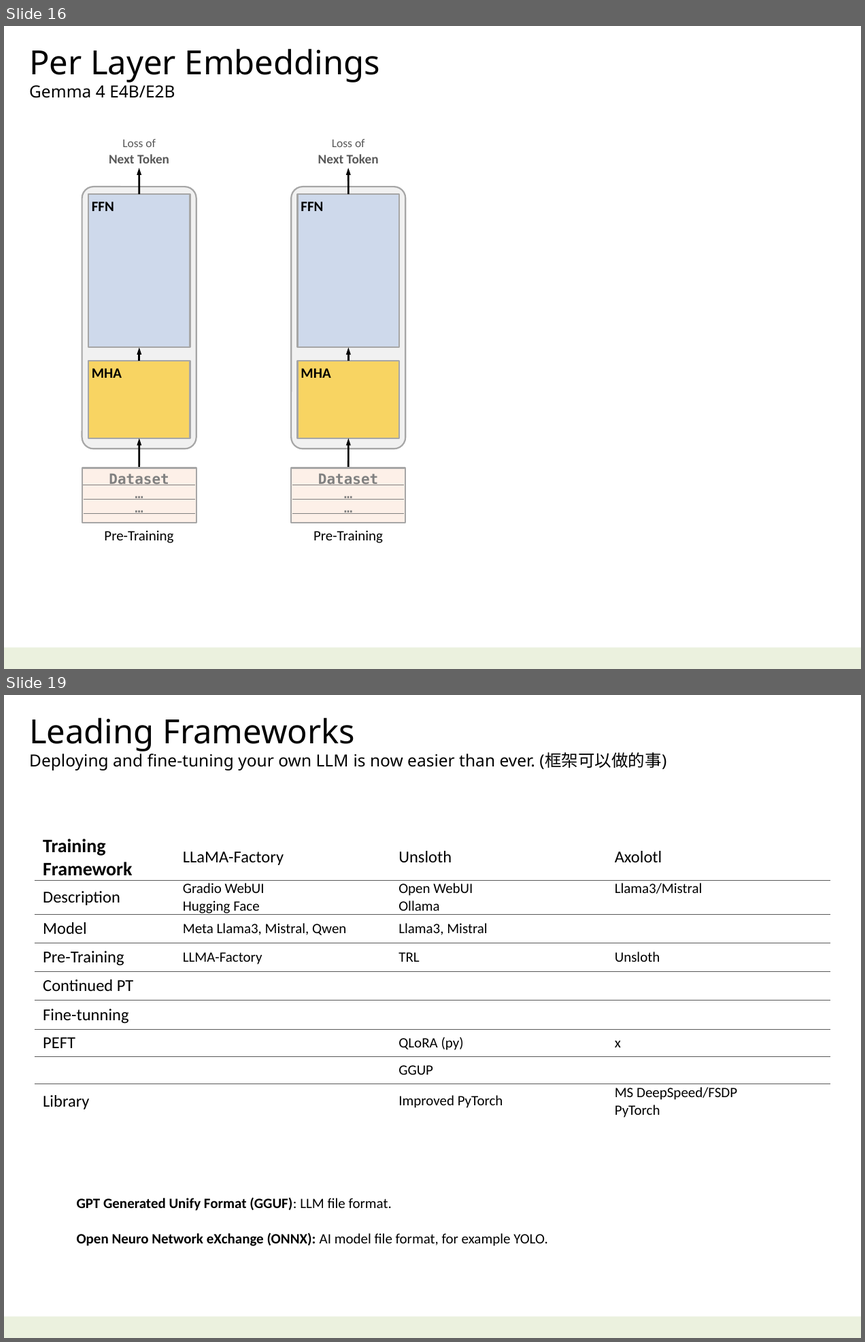
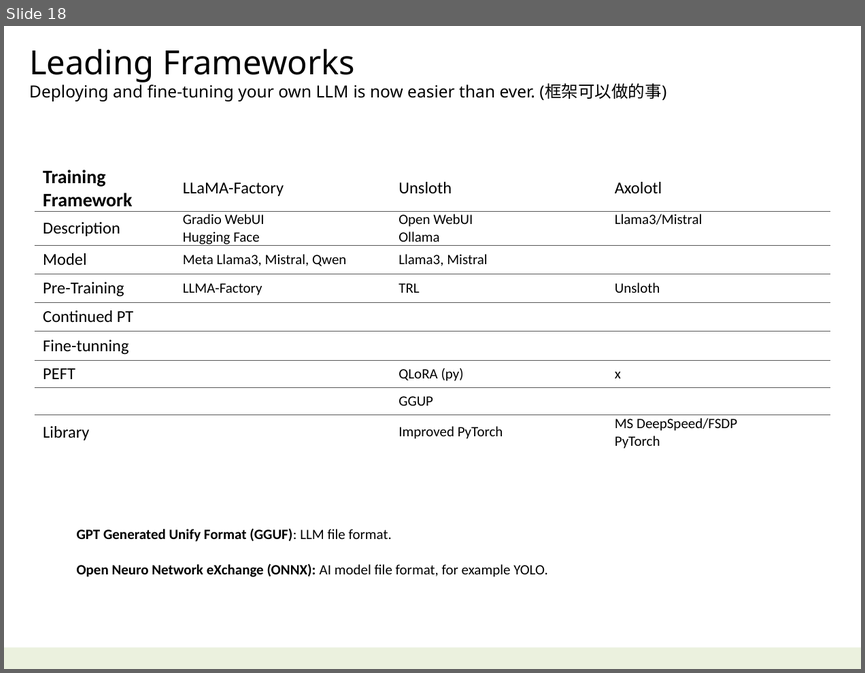
Before and after one commit to navibator/crazy-ai, a slide deck: ai-gemma.pptx. Shown one above the other, each under a label of ours: slides 16 and 19 before the commit, slide 18 after it; the slides between them are not shown. The pictures are 865x1342 and 865x673 pixels, drawn with LibreOffice and Linux fonts; fonts in the diff are those of the drawing. Boxes give left, top, right and bottom in pixels: in the first picture for what was removed or moved away, otherwise in the second. Text is boxed around its words. In the diff, an @@ line names an element or a change of style, - is before the commit and + after.

Commit message:
per layer embedding

```diff
--- a/ai-gemma.pptx
+++ b/ai-gemma.pptx
@@ slide 16 removed at (x1=4, y1=26, x2=861, y2=669), background #FFFFFF; not listed: 1 template element that a slide beside it also shows @@
@@ text removed at (x1=29, y1=48, x2=380, y2=98) @@
-Per Layer Embeddings
-Gemma 4 E4B/E2B
@@ text removed at (x1=109, y1=139, x2=169, y2=163) @@
-Loss of
-Next Token
@@ text removed at (x1=318, y1=139, x2=379, y2=163) @@
-Loss of
-Next Token
@@ arrow removed from (139, 194) to (139, 168) @@
@@ arrow removed from (349, 194) to (349, 168) @@
@@ rounded rectangle removed at (x1=82, y1=186, x2=196, y2=448) @@
@@ rounded rectangle removed at (x1=291, y1=186, x2=405, y2=448) @@
@@ rectangle removed at (x1=88, y1=194, x2=190, y2=347) @@
-FFN
@@ rectangle removed at (x1=298, y1=194, x2=400, y2=347) @@
-FFN
@@ arrow removed from (139, 361) to (139, 347) @@
@@ arrow removed from (349, 361) to (349, 347) @@
@@ rectangle removed at (x1=88, y1=361, x2=190, y2=438) @@
-MHA
@@ rectangle removed at (x1=298, y1=361, x2=400, y2=438) @@
-MHA
@@ arrow removed from (139, 468) to (139, 438) @@
@@ arrow removed from (349, 468) to (349, 438) @@
@@ rectangle removed at (x1=82, y1=468, x2=196, y2=523) @@
-Dataset
-…
-…
@@ rectangle removed at (x1=291, y1=468, x2=405, y2=523) @@
-Dataset
-…
-…
@@ text removed at (x1=104, y1=530, x2=173, y2=543) @@
-Pre-Training
@@ text removed at (x1=313, y1=530, x2=383, y2=543) @@
-Pre-Training
@@ what was slide 19 is now slide 18 @@
```
Also in this commit, not shown: 3 slides changed, 1 slide added, 1 other slide removed, 1 other file.
